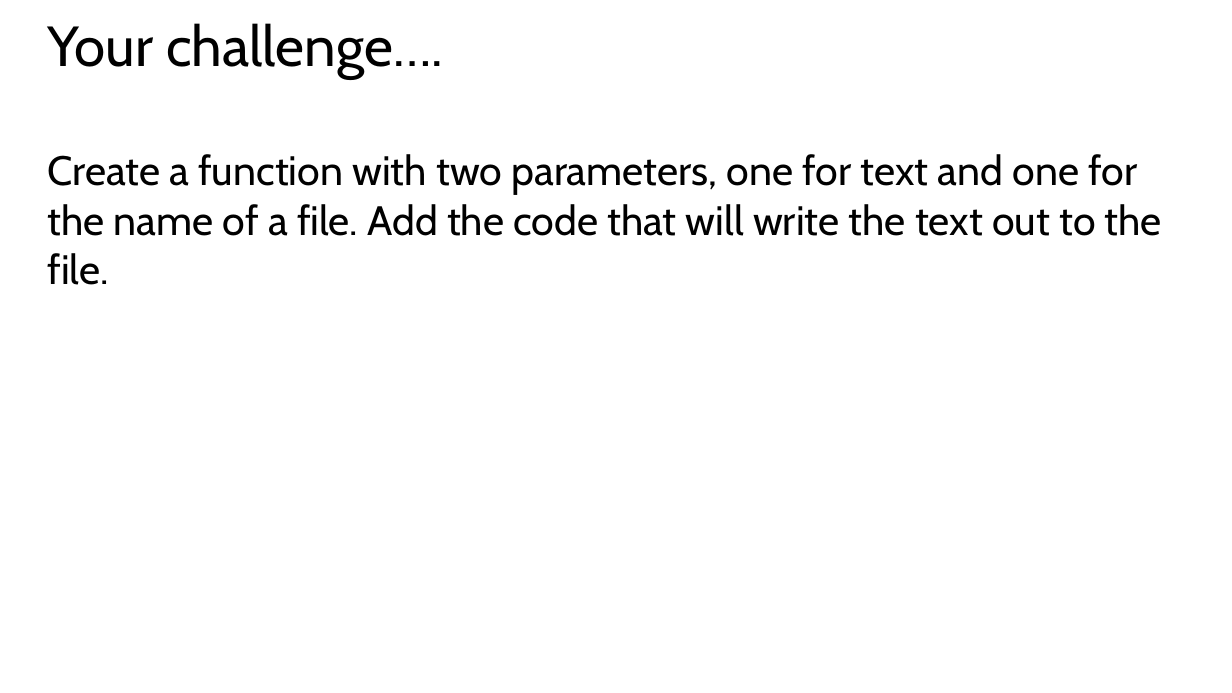
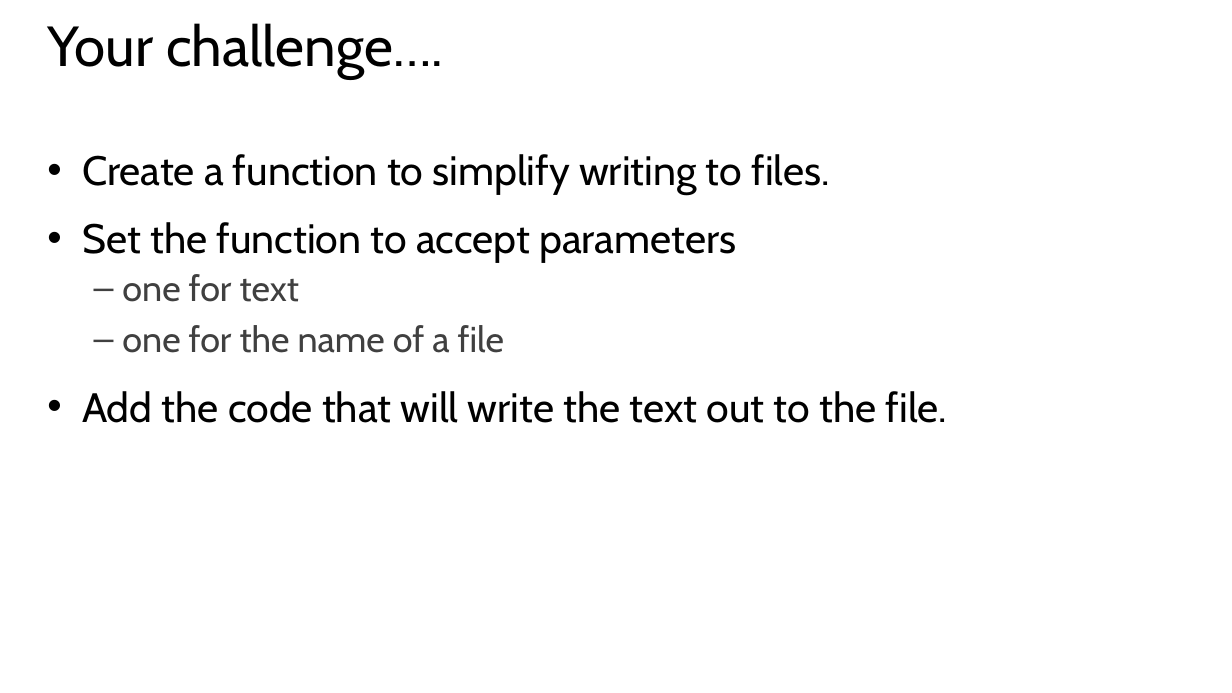
Before and after one commit to GeekTrainer/Introduction-Programming-Python, a slide deck: slide 21 of Office Docs/13 Functions.pptx (slide 18 before the commit). Drawn at 1232x693 pixels with LibreOffice and Linux fonts; fonts in the diff are those of the drawing. Boxes give left, top, right and bottom in pixels: in the first picture for what was removed or moved away, otherwise in the second. Text is boxed around its words. In the diff, an @@ line names an element or a change of style, - is before the commit and + after.

Commit message:
Slide update

```diff
--- a/Office Docs/13 Functions.pptx
+++ b/Office Docs/13 Functions.pptx
@@ text at (82, 154, 947, 423): text changed @@
-Create a function with two parameters, one for text and one for the name of a file. Add the code that will write the text out to the file.
+• Create a function to simplify writing to files.
+• Set the function to accept parameters
+  – one for text
+  – one for the name of a file
+• Add the code that will write the text out to the file.
```
Also in this commit, not shown: 3 slides added.
